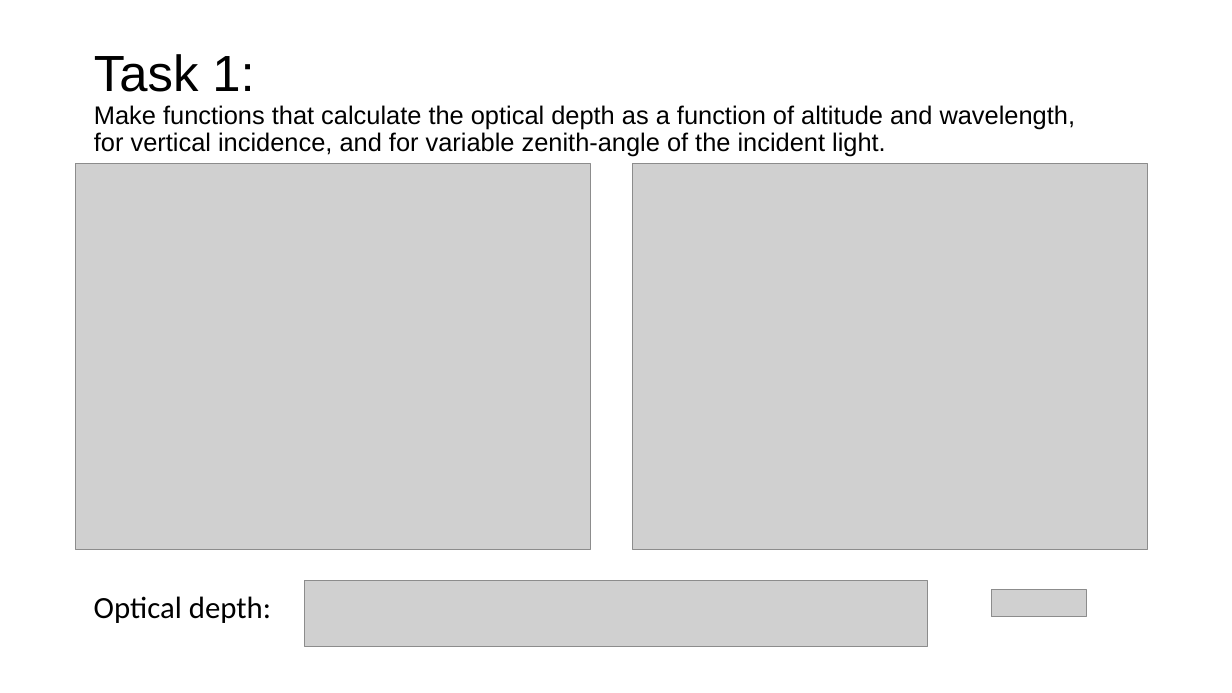
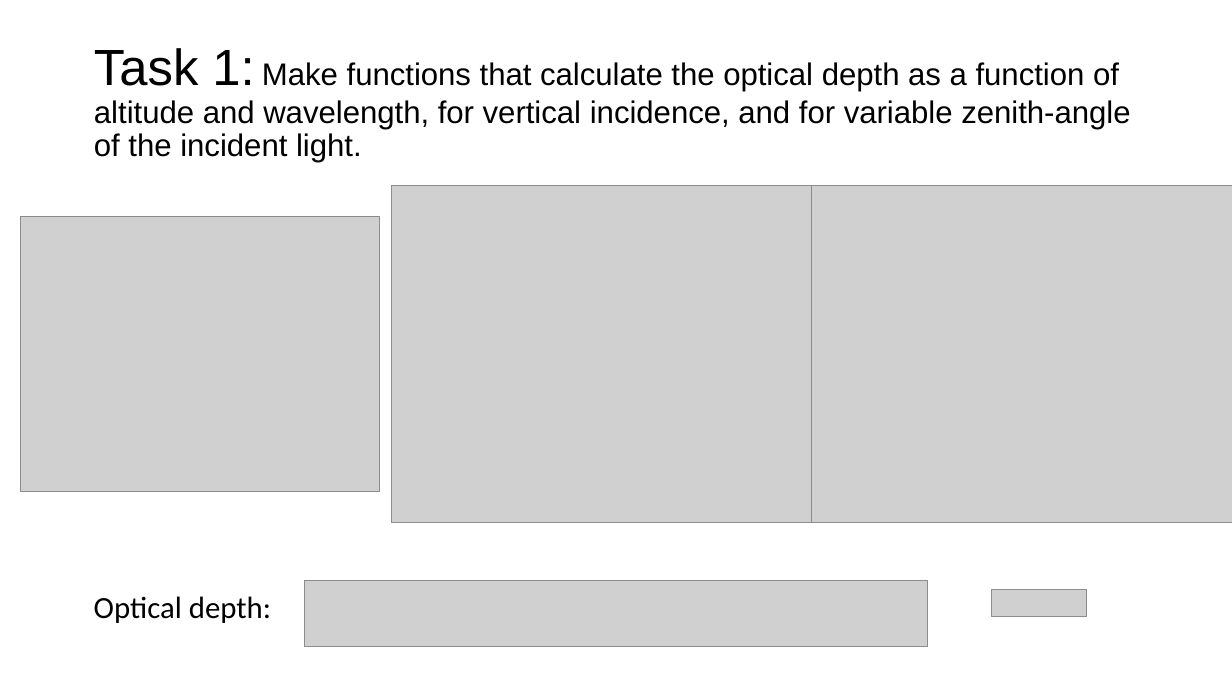
Before and after one commit to tva050/FYS-3003, a slide deck: slide 8 of exam.pptx. Drawn at 1232x693 pixels with LibreOffice and Linux fonts; fonts in the diff are those of the drawing; grey boxes stand for pictures. Boxes give left, top, right and bottom in pixels: in the first picture for what was removed or moved away, otherwise in the second. Text is boxed around its words. In the diff, an @@ line names an element or a change of style, - is before the commit and + after.

```diff
--- a/exam.pptx
+++ b/exam.pptx
@@ title "Task 1: Make functions that ..." at <box>94,48,1130,162</box>: size 19.8 to 24.3 pt @@
@@ picture: place and size @@
-picture at <box>75,164,590,550</box>
+picture at <box>391,186,841,523</box>
@@ picture: place and size @@
-picture at <box>632,164,1147,550</box>
+picture at <box>812,186,1232,523</box>
@@ picture added at <box>20,216,379,492</box> @@
```
Also in this commit, not shown: 5 other slides changed, 16 slides added, 8 other files.
